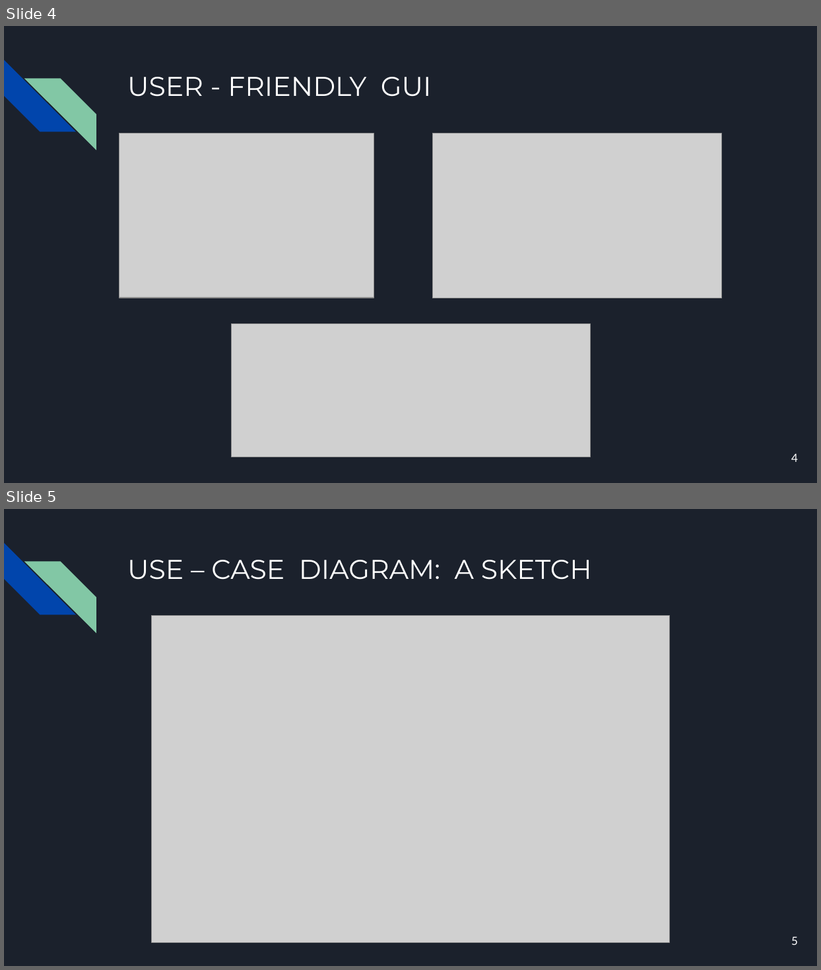
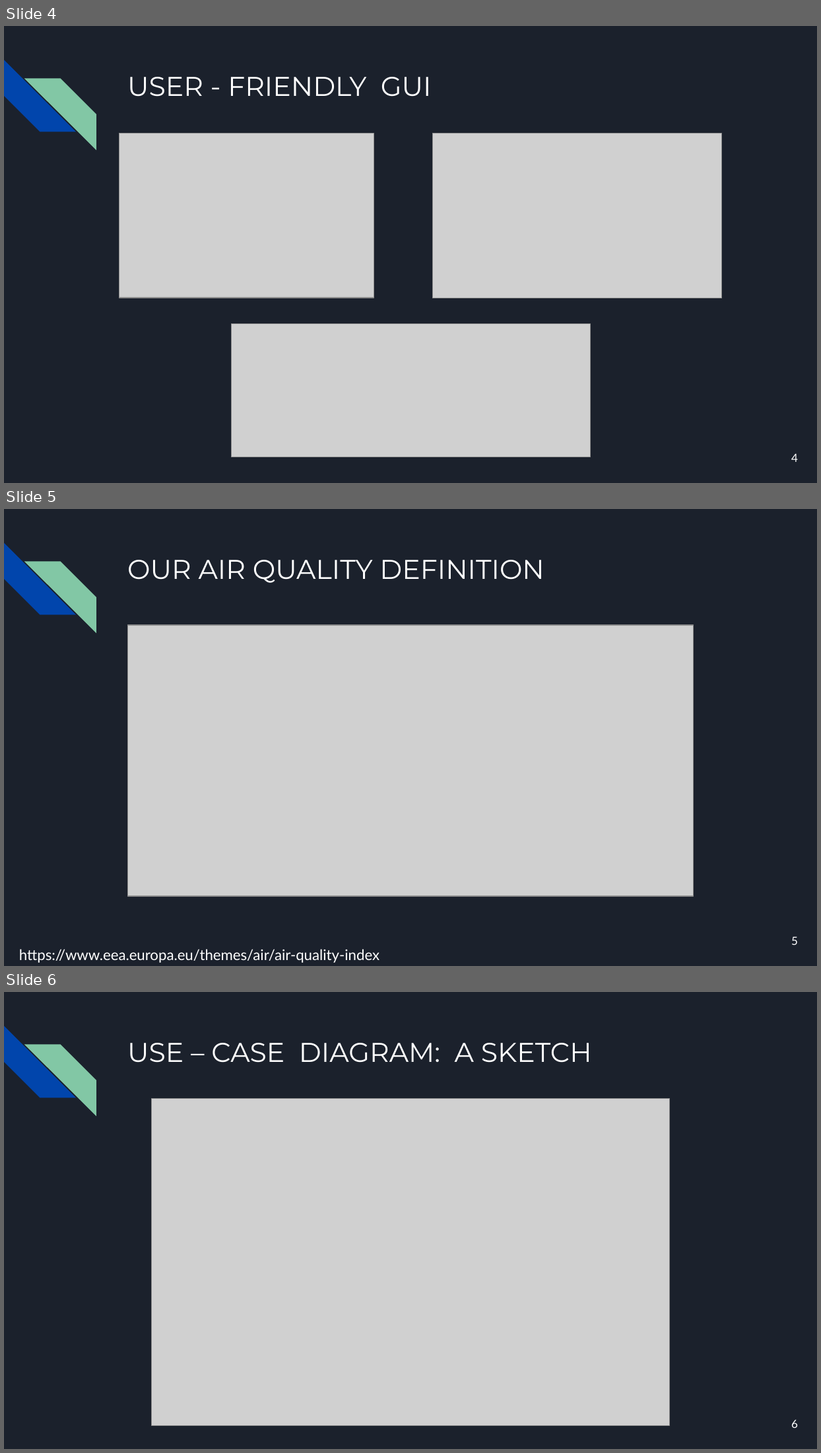
Before and after one commit to GianC0/IST-SOE, a slide deck: presentation.pptx. Shown one above the other, each under a label of ours: slides 4 and 5 before the commit, slides 4, 5 and 6 after it. The pictures are 821x970 and 821x1453 pixels, drawn with LibreOffice and Linux fonts; fonts in the diff are those of the drawing; grey boxes stand for pictures. Boxes give left, top, right and bottom in pixels: in the first picture for what was removed or moved away, otherwise in the second. Text is boxed around its words. In the diff, an @@ line names an element or a change of style, - is before the commit and + after.

```diff
--- a/presentation.pptx
+++ b/presentation.pptx
@@ slide 5 added at box(4, 509, 817, 966), background #1B212C; not listed: 2 template elements that a slide beside it also shows @@
@@ title added at box(127, 560, 544, 583), 24 pt, text #FFFFFF @@
+OUR AIR QUALITY DEFINITION
@@ picture added at box(127, 625, 694, 897) @@
@@ page number added at box(791, 937, 798, 945), 10 pt, text #FFFFFF @@
+5
@@ text added at box(19, 949, 380, 963), 13 pt, text #FFFFFF @@
+https://www.eea.europa.eu/themes/air/air-quality-index
@@ what was slide 5 is now slide 6 @@
@@ page number at box(791, 1420, 798, 1428): text changed @@
-5
+6
```
Also in this commit, not shown: 1 slide changed.
